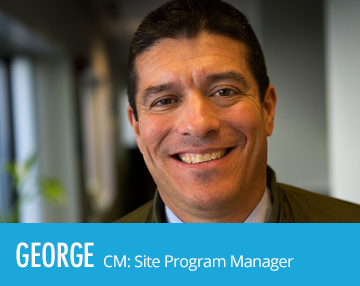
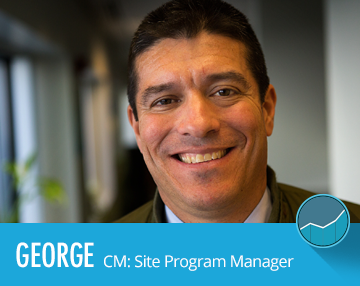
Layer changes from the first 360px x 286px image to the second:
added layer "Vector Smart Object" above "Layer 8" over [296, 194, 350, 248]
added layer "Layer 8" (multiply, 33%) above "CM: Site Program Manager" over [304, 201, 360, 282]
